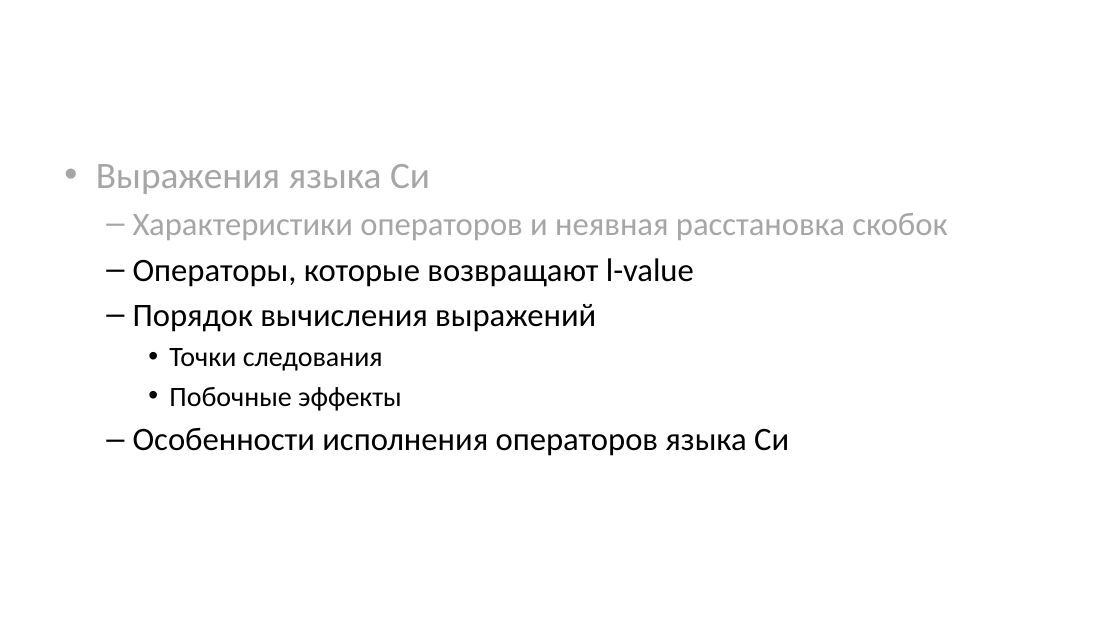
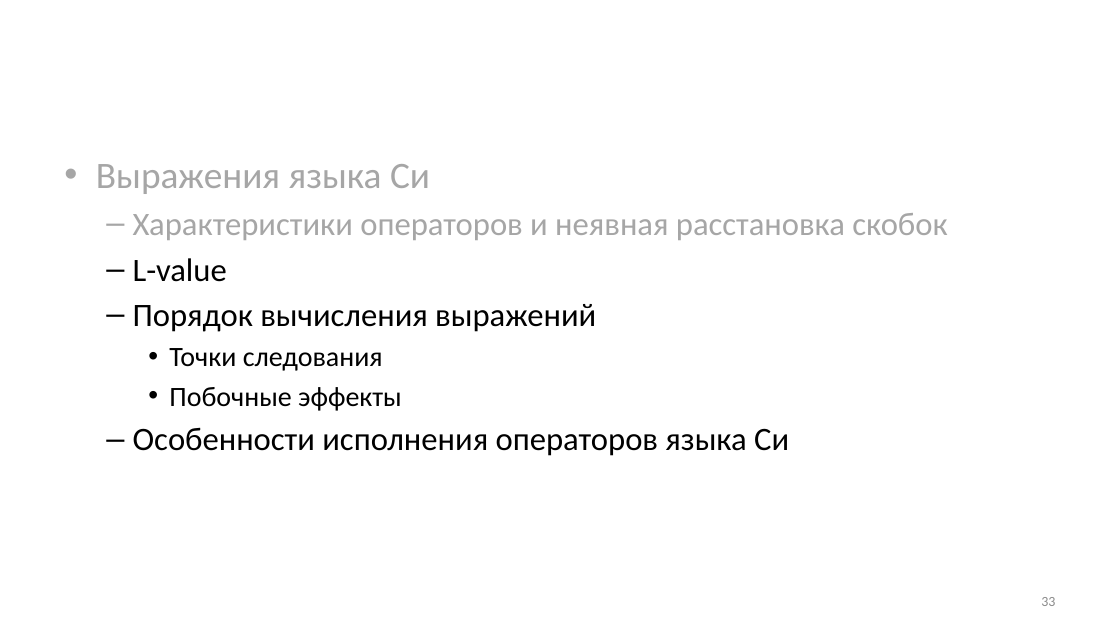
Before and after one commit to Evgueni-Petrov-aka-espetrov/Algorithms-and-Programming-in-C-pptx, a slide deck: slide 33 of 04 Выражения.pptx. Drawn at 1120x630 pixels with LibreOffice and Linux fonts; fonts in the diff are those of the drawing. Boxes give left, top, right and bottom in pixels: in the first picture for what was removed or moved away, otherwise in the second. Text is boxed around its words. In the diff, an @@ line names an element or a change of style, - is before the commit and + after.

Commit message:
уточнил про пре- и постфиксные операторы; уточнил про NULL

```diff
--- a/04 Выражения.pptx
+++ b/04 Выражения.pptx
@@ text at bbox=[133, 258, 227, 282]: text changed @@
-  – Операторы, которые возвращают l-value
+  – L-value
@@ page number added at bbox=[1041, 597, 1055, 606], 12 pt, text #8C8C8C @@
+33
```
Also in this commit, not shown: 111 other slides changed, 1 other file.
